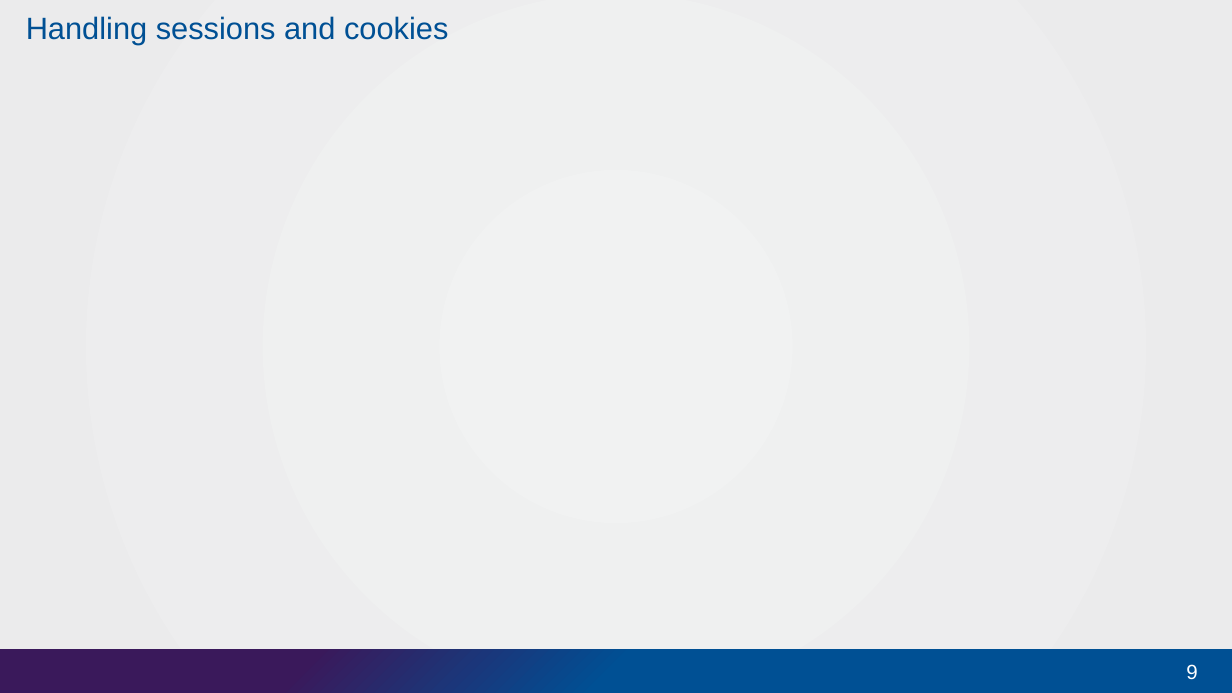
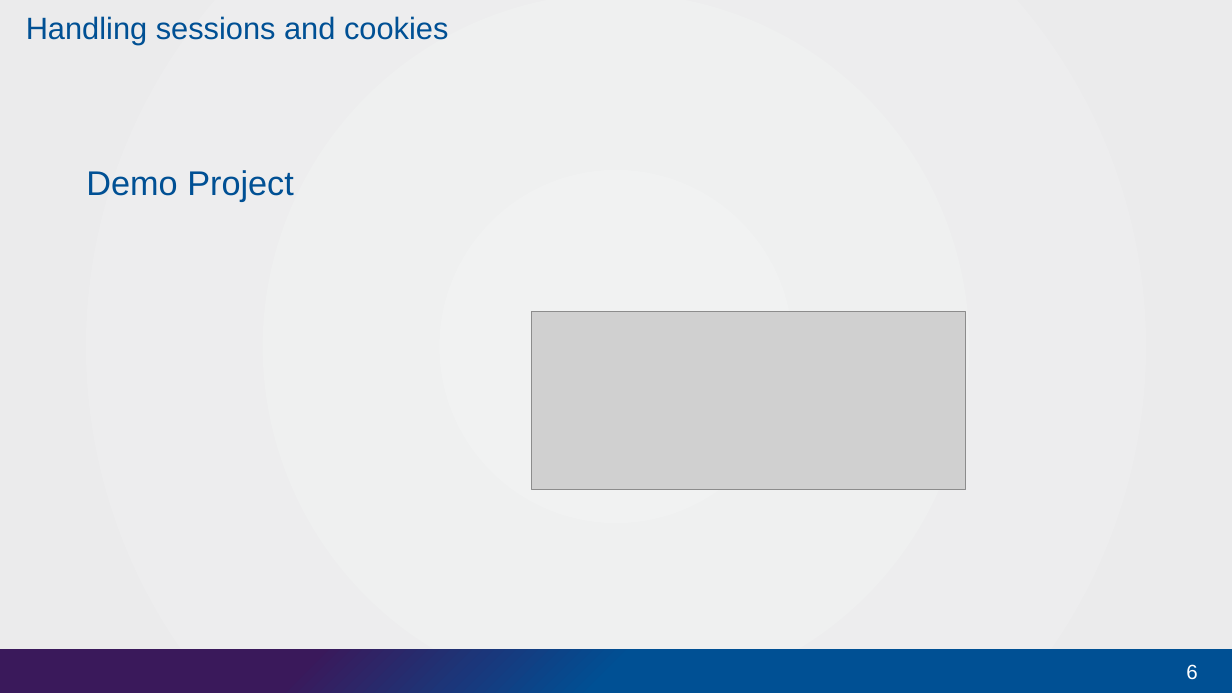
Before and after one commit to mkarun1122/WebSystemsEngineering, a slide deck: slide 6 of Module5 -Introduction to PHP/IARE_WSE05_6Handling sessions and cookies.pptx (slide 9 before the commit). Drawn at 1232x693 pixels with LibreOffice and Linux fonts; fonts in the diff are those of the drawing; grey boxes stand for pictures; background and template pictures are left out. Boxes give left, top, right and bottom in pixels: in the first picture for what was removed or moved away, otherwise in the second. Text is boxed around its words. In the diff, an @@ line names an element or a change of style, - is before the commit and + after.

```diff
--- a/Module5 -Introduction to PHP/IARE_WSE05_6Handling sessions and cookies.pptx
+++ b/Module5 -Introduction to PHP/IARE_WSE05_6Handling sessions and cookies.pptx
@@ text added at (86,170,294,202), 20 pt, text #005094 @@
+Demo Project
@@ picture added at (531,312,966,489) @@
@@ page number at (1186,664,1197,680): text changed @@
-9
+6
```
Also in this commit, not shown: 4 other slides changed, 3 slides removed, 9 other files.
